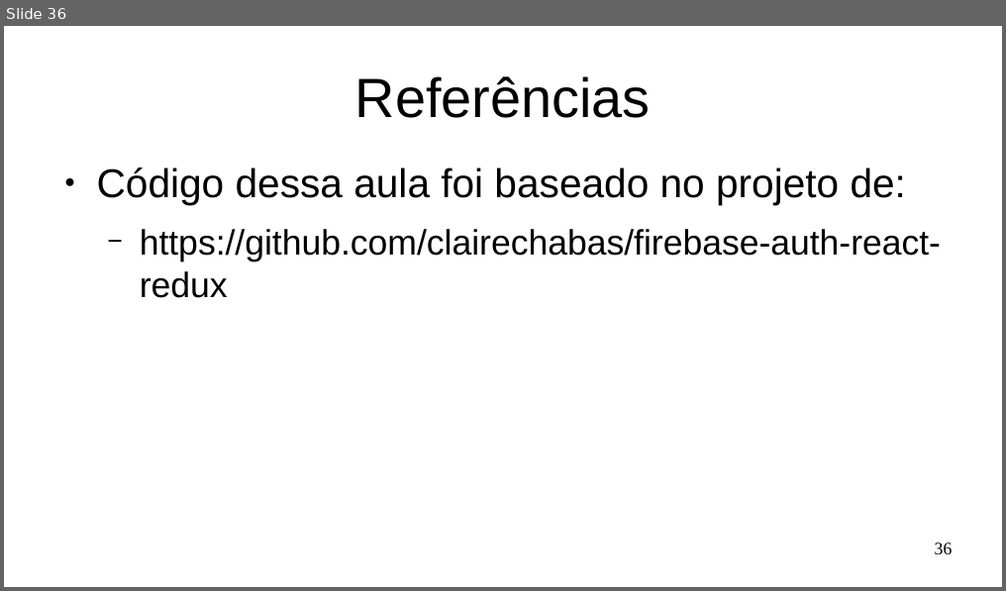
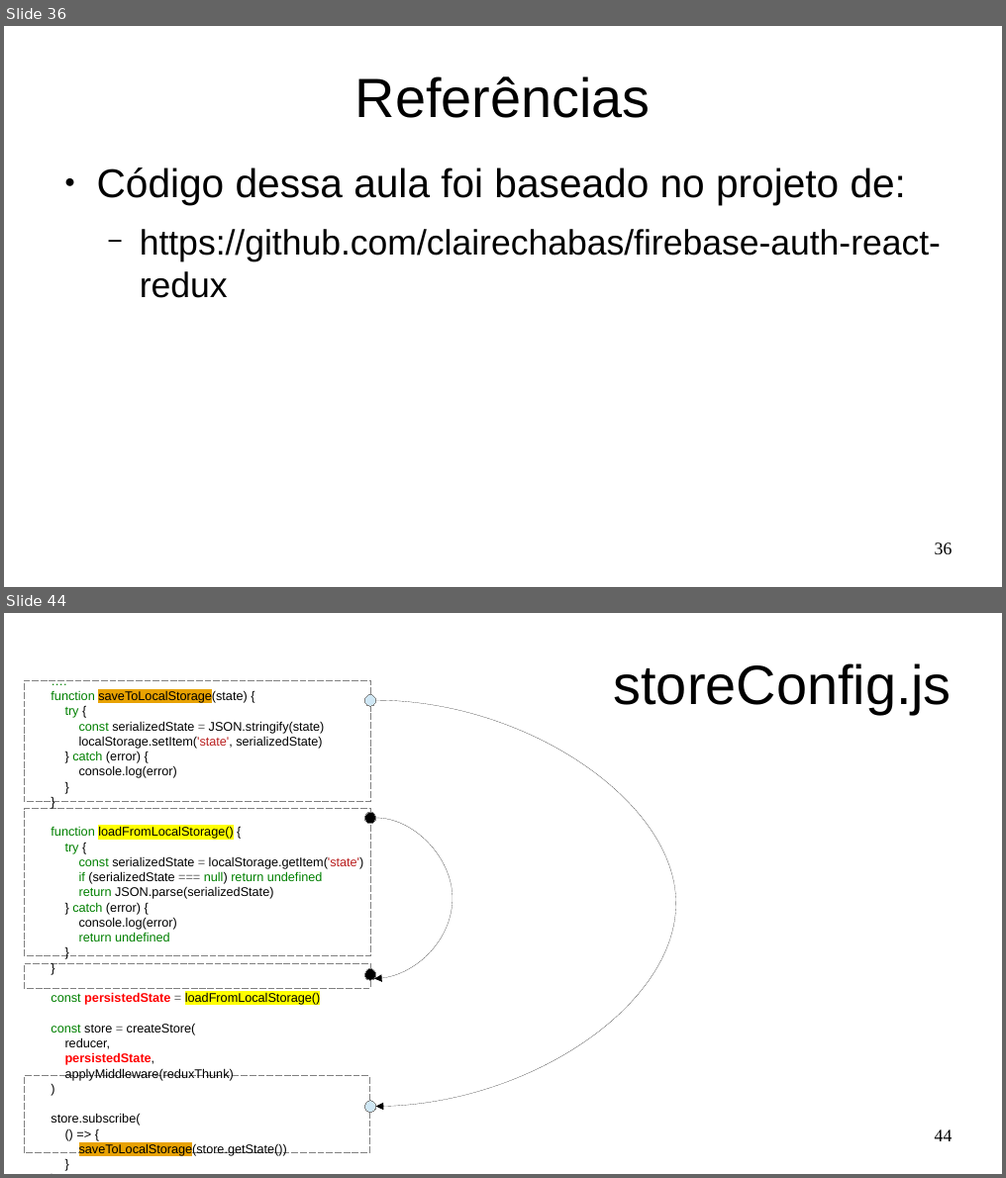
Before and after one commit to Marques-Dev/WEB_2020-1, a slide deck: SLIDES/aula09-redux-firebase-auth.odp. Shown one above the other, each under a label of ours: slide 36 before the commit, slides 36 and 44 after it; the slides between them are not shown. The pictures are 1006x591 and 1006x1178 pixels, drawn with LibreOffice and Linux fonts; fonts in the diff are those of the drawing. Boxes give left, top, right and bottom in pixels: in the first picture for what was removed or moved away, otherwise in the second. Text is boxed around its words. In the diff, an @@ line names an element or a change of style, - is before the commit and + after.

```diff
--- a/SLIDES/aula09-redux-firebase-auth.odp
+++ b/SLIDES/aula09-redux-firebase-auth.odp
@@ slide 44 added at bbox=[4, 613, 1002, 1174], background #FFFFFF @@
@@ title added at bbox=[614, 663, 951, 714], 44 pt, text #000000 @@
+storeConfig.js
@@ rectangle added at bbox=[24, 681, 370, 802], fill #FFFFFF, outline #808080 0 pt @@
@@ text added at bbox=[51, 690, 364, 1157], 10 pt, text #000000 @@
+….
+function saveToLocalStorage(state) {
+try {
+const serializedState = JSON.stringify(state)
+localStorage.setItem('state', serializedState)
+} catch (error) {
+console.log(error)
+}
+}
+function loadFromLocalStorage() {
+try {
+const serializedState = localStorage.getItem('state')
+if (serializedState === null) return undefined
+return JSON.parse(serializedState)
+} catch (error) {
+console.log(error)
+return undefined
+}
+}
+const persistedState = loadFromLocalStorage()
+const store = createStore(
+reducer,
+persistedState,
+applyMiddleware(reduxThunk)
+)
+store.subscribe(
+() => {
+saveToLocalStorage(store.getState())
+}
+)
+...
@@ ellipse added at bbox=[365, 694, 376, 706], fill #CFE7F5, outline #808080 0 pt @@
@@ curved arrow added from (376, 700) to (376, 1107), #000000 0 pt @@
@@ rectangle added at bbox=[24, 809, 370, 956], fill #FFFFFF, outline #808080 0 pt @@
@@ ellipse added at bbox=[365, 812, 376, 824], fill #000000, outline #808080 0 pt @@
@@ curved arrow added from (376, 818) to (374, 979), #000000 0 pt @@
@@ rectangle added at bbox=[24, 964, 370, 989], fill #FFFFFF, outline #808080 0 pt @@
@@ ellipse added at bbox=[365, 968, 376, 980], fill #000000, outline #808080 0 pt @@
@@ rectangle added at bbox=[24, 1076, 370, 1154], fill #FFFFFF, outline #808080 0 pt @@
@@ ellipse added at bbox=[365, 1101, 376, 1113], fill #CFE7F5, outline #808080 0 pt @@
@@ page number added at bbox=[935, 1130, 952, 1142], 14 pt, text #000000 @@
+44
```
Also in this commit, not shown: 13 other slides added, 1 other file.
